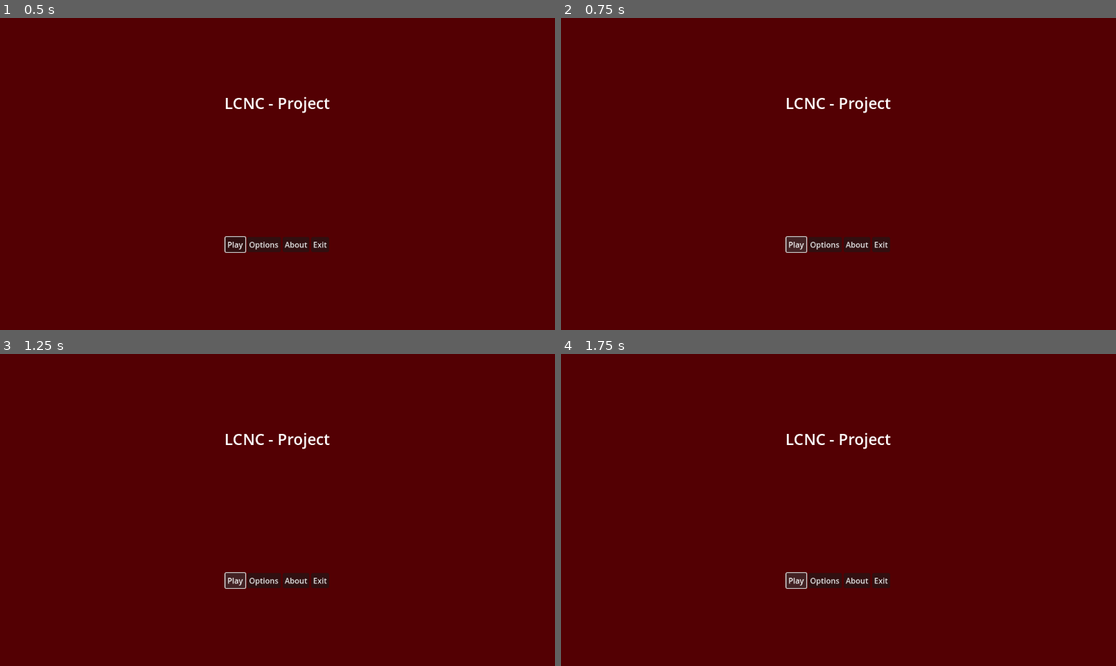
Above: before the commit, frames 1-4 (two rows, left to right).
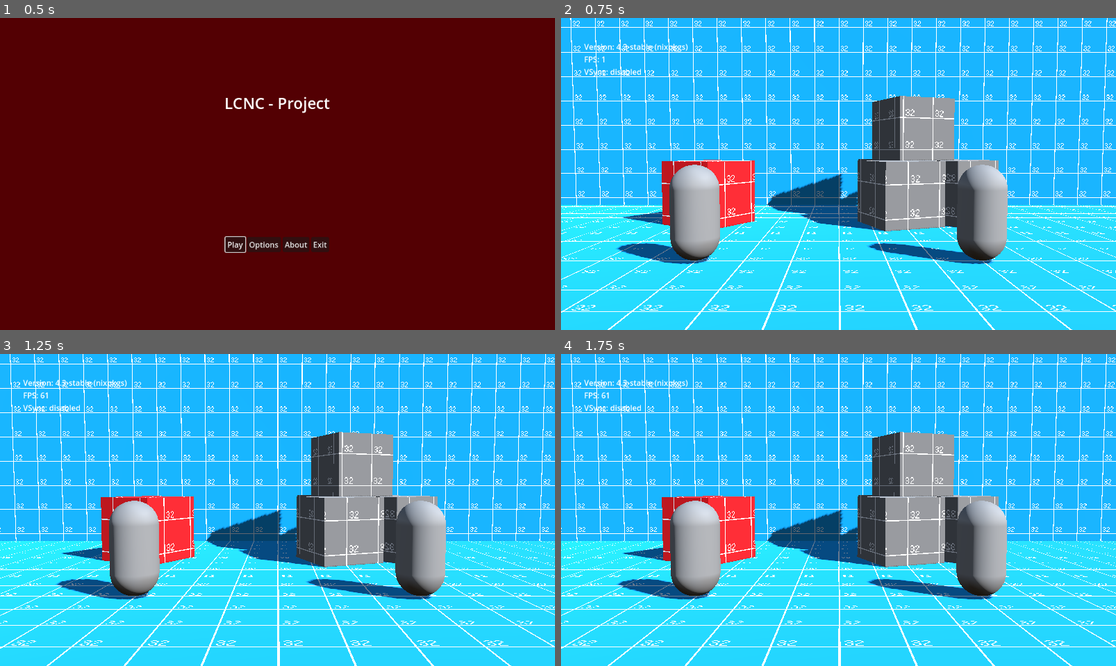
Above: after the commit, the same moments.

Repository: miklaskarjalainen/KioskKnockout
Game: Godot game, scene res://src/scenes/UI.tscn
Two runs of this game, one before a commit and one after it. Both use one fixed random seed, a clock stepped at 60 frames per second and the inputs below.
Inputs (mouse positions are in pixels of both pictures, inside the frame that each line leads up to):
- Up to frame 1 (0.5 s): no input
- Up to frame 2 (0.75 s): click "Play" at 0.5 s
- Up to frame 3 (1.25 s): no input
- Up to frame 4 (1.75 s): click (794, 581) at 1.25 s, where only the run before the commit has a clickable "Play"

Frame 1 is identical in both runs. In frame 2, 100% of the frame differs, in the area x 0-100%, y 0-100%; in frame 3, 100%; in frame 4, 100%.

Commit message:
change the way title screens work.

Diff:
--- a/project.godot
+++ b/project.godot
@@ -17,10 +17,9 @@
 
 [autoload]
 
+Console="*res://src/singletons/Console.tscn"
 Debug="*res://src/singletons/Debug.tscn"
 Global="*res://src/singletons/Global.gd"
-Ui="*res://src/scenes/UI.tscn"
-Console="*res://src/singletons/Console.tscn"
 SettingsManager="*res://src/singletons/SettingsManager.gd"
 
 [editor_plugins]
--- a/src/scenes/TitleScreen.gd
+++ b/src/scenes/TitleScreen.gd
@@ -12,8 +12,7 @@
 			button.grab_focus();
 
 func _on_play_button_pressed() -> void:
-	Console.warning("Not Implemented")
-	pass # Replace with function body.
+	get_tree().change_scene_to_file("res://src/scenes/Arena1.tscn")
 
 func _on_options_button_pressed() -> void:
 	Global.OptionsOpened.emit()
